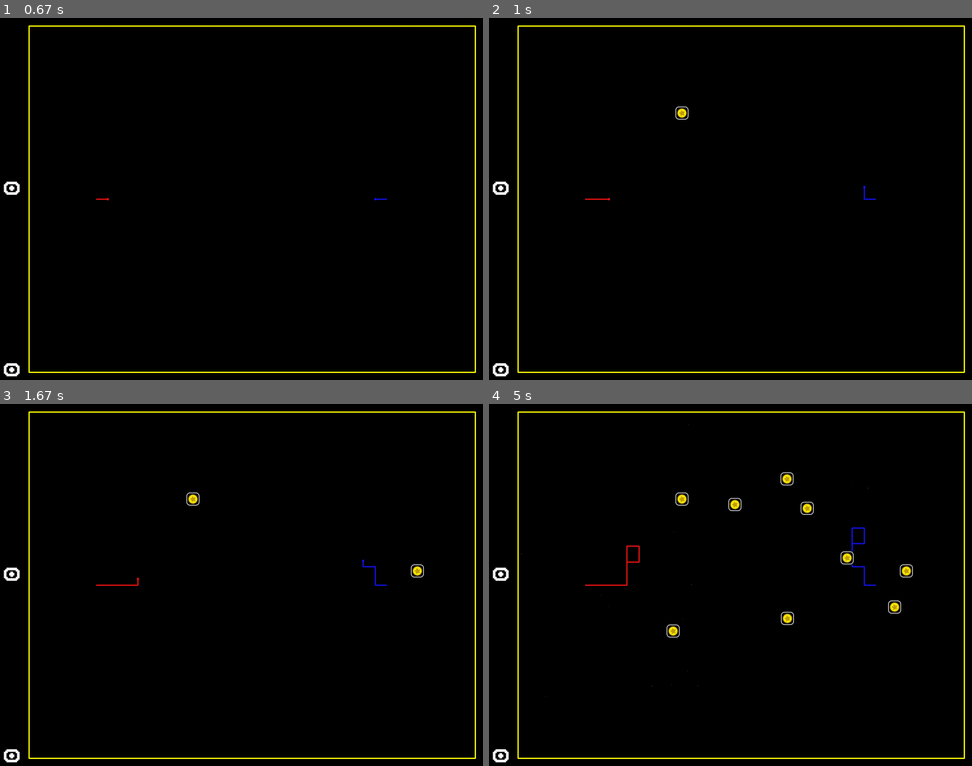
Above: before the commit, frames 1-4 (two rows, left to right).
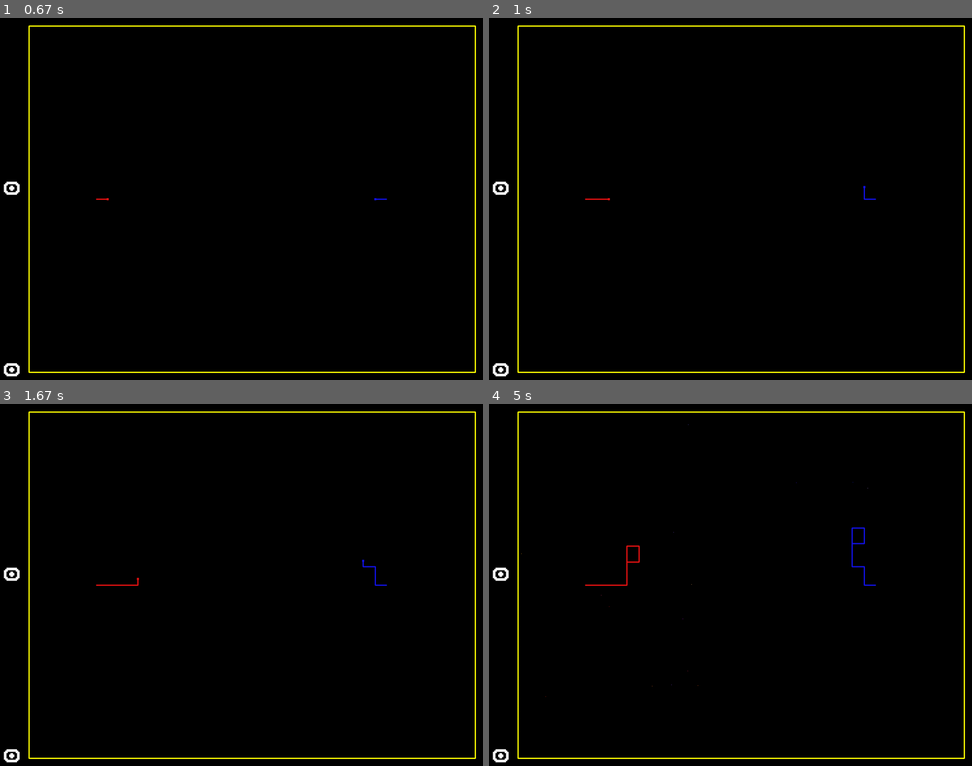
Above: after the commit, the same moments.

Repository: Paulyplops/pygame-test
Game: pygame game, started from oscar-tron.py
The game is run twice, just before and just after one commit, with the same random seed, the same clock (stepped at 60 frames per second) and the same inputs.
Inputs:
- Up to frame 1 (0.67 s): tap 2 at 0.33 s
- Up to frame 2 (1 s): hold Right from 0.67 s (still down)
- Up to frame 3 (1.67 s): release Right at 1.13 s; hold Up 1.17-1.47 s; hold W 1.17-1.47 s; hold Right from 1.5 s (still down); hold D from 1.5 s (still down)
- Up to frame 4 (5 s): release Right at 1.97 s; release D at 1.97 s; hold Down 2.57-2.87 s; hold S 2.57-2.87 s; hold Left 2.9-3.3 s; hold A 2.9-3.3 s; hold Up 3.33-3.7 s; hold W 3.33-3.7 s

Frame 1 is identical in both runs. In frame 2, less than 0.1% of the frame differs, in the area x 38-42%, y 24-29%; in frame 3, 0.2%; in frame 4, 0.7%, in the area x 36-88%, y 18-65%.

Commit message:
Loads of power ups.

Diff:
--- a/oscar-tron.py
+++ b/oscar-tron.py
@@ -22,7 +22,8 @@
 ROLL_ON_TIME = 3000
 POWER_UP_SIZE = 30
 POWER_UP_MARGIN = 30
-POWER_UP_TIMER = 500
+POWER_UP_SPAWN = 5000
+POWER_UP_TIME = 15000
 COIN_SCORE = 100
 
 pygame.init()
@@ -62,6 +63,7 @@
     UP = 1
     LEFT = 2
     RIGHT = 3
+    ACTIVATE = 4
 
 # function to check if point q lies on line segment 'pr'
 def on_segment(p, q, r):
@@ -138,18 +140,32 @@
             return False
     return True
 
-
-
-def check( player, opponent, check_all = False ):
+assert contains( [[10,10],[20,10],[20,20],[20,10],[10,10]],[[0,0],[30,0],[30,30],[0,30],[0,0]] ) == True
+assert contains( [[10,10],[20,10],[20,20],[20,10],[10,10]],[[0,0],[15,0],[15,15],[0,15],[0,0]] ) == False
+
+def overlaps( path, other ):
+    for point in path:
+        if inside( point, other ):
+            return True
+    return False
+
+assert overlaps( [[10,10],[20,10],[20,20],[20,10],[10,10]],[[0,0],[30,0],[30,30],[0,30],[0,0]] ) == True
+assert overlaps( [[10,10],[20,10],[20,20],[20,10],[10,10]],[[0,0],[15,0],[15,15],[0,15],[0,0]] ) == True
+assert overlaps( [[10,10],[20,10],[20,20],[20,10],[10,10]],[[30,0],[50,0],[50,30],[30,30],[30,0]] ) == False
+
+def check_crash( player, opponent ):
     # Crash with someone else.
     if opponent != player and collision( (player.pos, player.path[-1]), opponent.path ):
         return True
     # Crash with yourself.
     elif collision( (player.pos, player.path[-1]), opponent.path[:-2] ):
         return True
-    elif check_all:
-        for previous, current in zip( player.path, player.path[1:]):
+
+def check( player, opponent ):
+    for previous, current in zip( player.path, player.path[1:]):
+        if collision( (previous, current), opponent.path ):
             return True
+
 
 def jitter():
     return ( random.random() - 0.5 ) * 2;
@@ -180,6 +196,8 @@
         self.time_of_death = 0
         self.score = 0
         self.bonus = 0
+        self.powerup = None
+        self.boost = 1
 
 
 class Powerup:
@@ -199,11 +217,35 @@
                pos[1] < self.y + POWER_UP_SIZE // 2 )
 
 
+    def update( self, delta_time ):
+        return False
+
+    def activate(self, active):
+        pass
 
 class Boost(Powerup):
     def __init__( self, x, y ):
         Powerup.__init__( self, x, y )
         self.icon = pygame.image.load("boost.bmp")
+        self.player = None
+        self.boost = 2
+
+    def trigger( self, player, level ):
+        player.powerup = self
+        self.active_time = POWER_UP_TIME
+        self.player = player
+
+    def update( self, delta_time ):
+        self.active_time -= delta_time
+        if self.active_time < 0:
+            self.player.boost = 1
+            self.player.powerup = None
+
+    def activate(self, active):
+        if active:
+            self.player.boost = self.boost
+        else:
+            self.player.boost = 1
 
 class Coin(Powerup):
     def __init__( self, x, y ):
@@ -213,15 +255,20 @@
     def trigger( self, player, level ):
         player.score += COIN_SCORE
 
-class Brakes(Powerup):
+class Brakes(Boost):
     def __init__( self, x, y ):
-        Powerup.__init__( self, x, y )
+        Boost.__init__( self, x, y )
         self.icon = pygame.image.load("brakes.bmp")
+        self.boost = 0.5
 
 class Clear(Powerup):
     def __init__( self, x, y ):
         Powerup.__init__( self, x, y )
         self.icon = pygame.image.load("clear.bmp")
+
+    def trigger( self, player, level ):
+        for player in level.players:
+            player.path = player.path[-2:]
 
 class HiscoreScreen():
 
@@ -384,8 +431,8 @@
                 if event.key == player.keys[ Keys.DOWN ]:
                     self.columns[p] = max( self.columns[p] - 1, 0 )
         if event.type == pygame.JOYBUTTONDOWN:
-            self.message = "Button: " + event.button
-            if event.button == 0:
+            self.message = "Button: " + str(event.button)
+            if event.button == 1:
                 if self.columns[0] == 3 and self.columns[1] == 3:
                     self.finished = True
         if event.type == pygame.JOYAXISMOTION:
@@ -440,8 +487,8 @@
         self.particles = []
 
         self.players = [
-                    Player( [pygame.K_a,pygame.K_d,pygame.K_w,pygame.K_s], [width*0.2, height*0.5], [self.speed,0], (230,20,20), "RED" ),
-                    Player( [pygame.K_LEFT, pygame.K_RIGHT, pygame.K_UP, pygame.K_DOWN ], [width*0.8,height*0.5], [-self.speed,0], (20,20,230), "BLUE" )
+                    Player( [pygame.K_a,pygame.K_d,pygame.K_w,pygame.K_s,pygame.K_c], [width*0.2, height*0.5], [self.speed,0], (230,20,20), "RED" ),
+                    Player( [pygame.K_LEFT, pygame.K_RIGHT, pygame.K_UP, pygame.K_DOWN, pygame.K_SPACE ], [width*0.8,height*0.5], [-self.speed,0], (20,20,230), "BLUE" )
             ]
 
         border = 20
@@ -457,7 +504,7 @@
             self.players[x].joystick = joysticks[x]
 
         self.powerups = []
-        self.powerup_timer = POWER_UP_TIMER
+        self.powerup_timer = POWER_UP_SPAWN
 
     def draw(self, width, height, surface):
         pygame.draw.lines( surface, [255,255,0], False, self.boundary.path, LINE_WIDTH)
@@ -465,7 +512,10 @@
         for player in self.players:
             if not player.time_of_death:
                 pygame.draw.lines( surface, player.col, False, player.path, LINE_WIDTH)
-                pygame.draw.rect( surface, player.col, pygame.Rect( player.pos[0]-2, player.pos[1]-2, 5, 5) )
+                col = player.col
+                if player.powerup and ( player.powerup.active_time > 3000 or player.powerup.active_time // 300 % 2 ):
+                    col = pygame.Color(255,255,255)
+                pygame.draw.rect( surface, col, pygame.Rect( player.pos[0]-2, player.pos[1]-2, 5, 5) )
             else:
                 col = player.col
                 col.a = round( 255 * ( 1.0 - min(self.time - player.time_of_death, MS_DECAY) / MS_DECAY ) )
@@ -498,15 +548,19 @@
                 else:
                     time_of_death = player.time_of_death
                 continue
+
+            if player.powerup:
+                player.powerup.update( delta_time )
+
             player.pos = (
-                player.pos[0] + player.vel[0] * delta_time / 1000,
-                player.pos[1] + player.vel[1] * delta_time / 1000)
-
-            if check( player, self.boundary ):
+                player.pos[0] + player.vel[0] * player.boost * delta_time / 1000,
+                player.pos[1] + player.vel[1] * player.boost * delta_time / 1000)
+
+            if check_crash( player, self.boundary ):
                 self.crash(player)
 
             for opponent in self.players:
-                if check( player, opponent ):
+                if check_crash( player, opponent ):
                     self.crash(player)
 
             player.path[-1] = player.pos
@@ -522,8 +576,6 @@
 
         self.powerup_timer -= delta_time
         if self.powerup_timer <= 0:
-            x = 0
-            y = 0
             while True:
                 x = int( random.random() * width )
                 y = int( random.random() * height )
@@ -534,18 +586,18 @@
                              [x - POWER_UP_MARGIN, y + POWER_UP_MARGIN],
                              [x - POWER_UP_MARGIN, y - POWER_UP_MARGIN]])
 
-
+                suitable = True
                 if not contains( hit_box.path, self.boundary.path ):
                     print("Boundary")
-                    continue
-
-                if not check( self.players[0], hit_box, True ):
+                    suitable = False
+
+                if check( self.players[0], hit_box ):
                     print("Player 1")
-                    continue
-
-                if not check( self.players[1], hit_box, True ):
+                    suitable = False
+
+                if check( self.players[1], hit_box ):
                     print("Player 2")
-                    continue
+                    suitable = False
 
                 for powerup in self.powerups:
                     other_box = Boundary(
@@ -554,20 +606,33 @@
                              [powerup.x + POWER_UP_MARGIN, powerup.y + POWER_UP_MARGIN],
                              [powerup.x - POWER_UP_MARGIN, powerup.y + POWER_UP_MARGIN],
                              [powerup.x - POWER_UP_MARGIN, powerup.y - POWER_UP_MARGIN]])
-                    if contains( other_box.path, hit_box.path ):
+                    if overlaps( other_box.path, hit_box.path ):
                         print("Powerup")
-                        continue
-
-                break
-
-            self.powerups.append( Coin( x, y ) )
-            self.powerup_timer += POWER_UP_TIMER
+                        suitable = False
+
+                if suitable:
+                    break
+
+            a = random.randint(0,9)
+            if a < 3:
+                self.powerups.append( Coin( x, y ) )
+            elif a < 5:
+                self.powerups.append( Boost( x, y ) )
+            elif a < 7:
+                self.powerups.append( Brakes( x, y ) )
+            else:
+                self.powerups.append( Clear( x, y ) )
+
+            self.powerup_timer += POWER_UP_SPAWN
+
+            if len(self.powerups) > 5:
+                self.powerup_timer += POWER_UP_SPAWN * 2
 
         for player in self.players:
-            for powerup in self.powerups:
-                if not powerup.active_time and powerup.hit_test( player.pos ):
+            for powerup in list(self.powerups):
+                if powerup.hit_test( player.pos ):
                     powerup.trigger( player, self )
-                    powerup.active_time = self.time
+                    self.powerups.remove( powerup )
 
 
 
@@ -615,11 +680,28 @@
                     vel = [+self.speed, 0]
                 if event.key == player.keys[ Keys.LEFT ] and player.vel[1] != 0:
                     vel = [-self.speed, 0]
+                if event.key == player.keys[ Keys.ACTIVATE ] and player.powerup:
+                    player.powerup.activate(True)
                 if vel:
                     player.vel = vel
                     player.path.append( player.pos )
+        if event.type == pygame.KEYUP:
+            for player in self.players:
+                if player.time_of_death:
+                    continue
+                if event.key == player.keys[ Keys.ACTIVATE ] and player.powerup:
+                    player.powerup.activate(False)
+
         if event.type == pygame.JOYBUTTONDOWN:
             player = self.lookup[ event.instance_id ]
+            if event.button == 1 and player.powerup:
+                    player.powerup.activate(True)
+
+        if event.type == pygame.JOYBUTTONUP:
+            player = self.lookup[ event.instance_id ]
+            if event.button == 1 and player.powerup:
+                    player.powerup.activate(False)
+
         if event.type == pygame.JOYAXISMOTION:
             vel = None
             player = self.lookup[ event.instance_id ]
